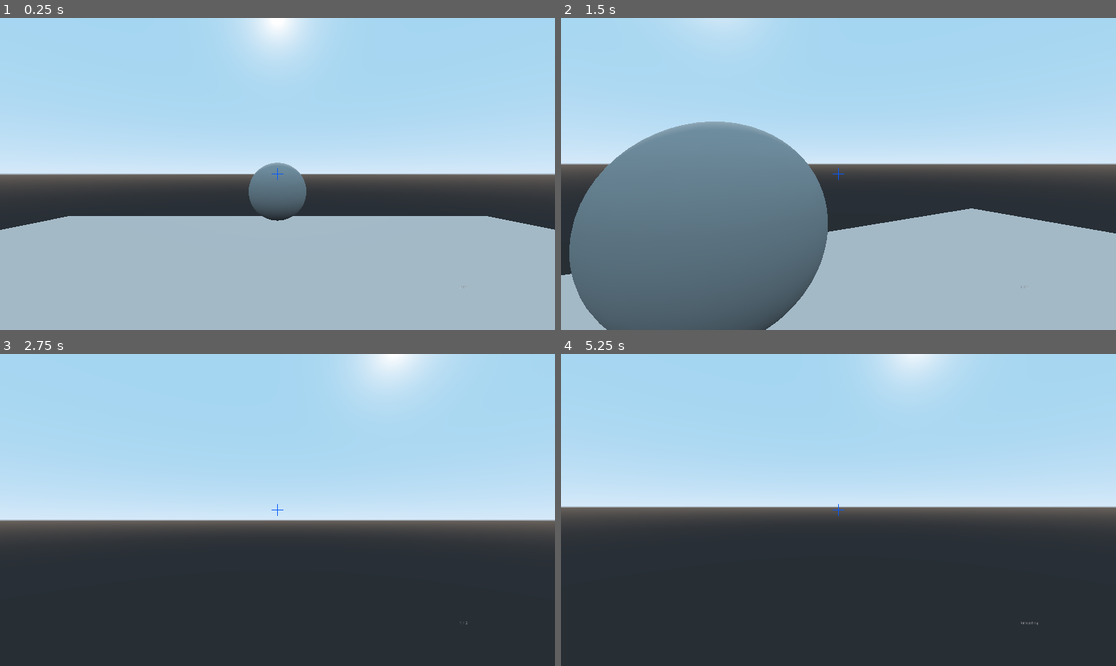
Above: before the commit, frames 1-4 (two rows, left to right).
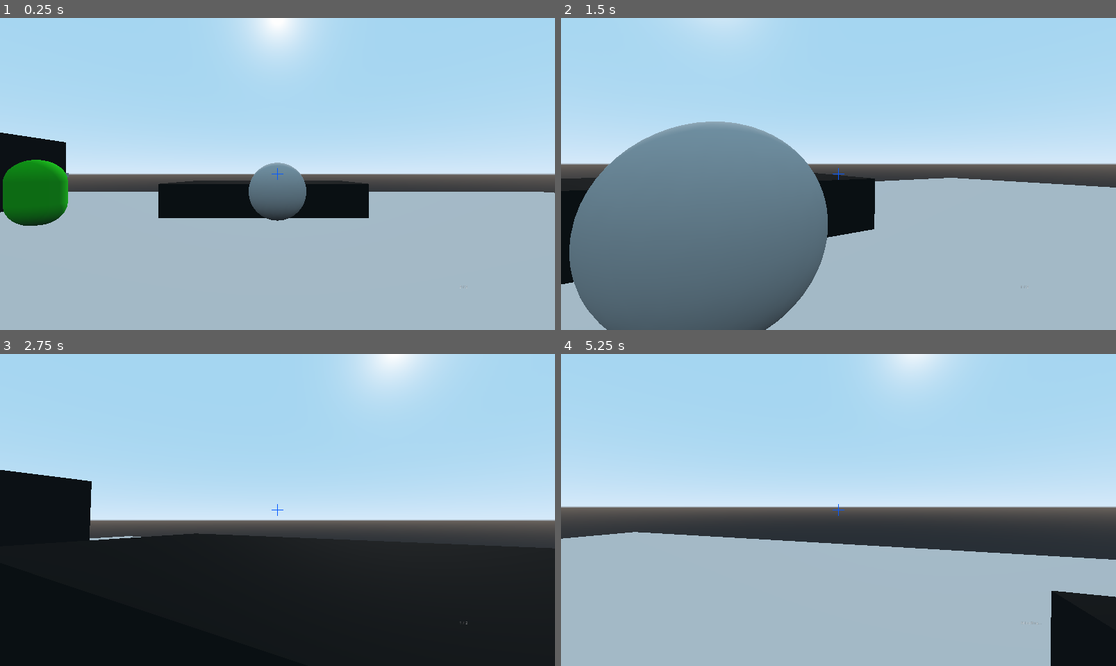
Above: after the commit, the same moments.

Repository: TheNoobBOBXD/Game2021
Game: Godot game, scene res://Scenes/World.tscn
The game is run twice, just before and just after one commit, with the same random seed, the same clock (stepped at 60 frames per second) and the same inputs.
Inputs (mouse positions are in pixels of both pictures, inside the frame that each line leads up to):
- Up to frame 1 (0.25 s): no input
- Up to frame 2 (1.5 s): tap Enter at 0.5 s; move the mouse to (832, 180) at 0.52 s; hold W (move_forward) from 0.53 s (still down); tap E (Interact) at 0.6 s; tap Space (jump) at 0.77 s; move the mouse to (877, 177) at 1.27 s; click (877, 177) at 1.35 s
- Up to frame 3 (2.75 s): keep holding W (move_forward); tap Space (jump) at 1.52 s; move the mouse to (233, 506) at 2.02 s; tap E (Interact) at 2.1 s
- Up to frame 4 (5.25 s): move the mouse to (844, 510) at 2.77 s; release W (move_forward) at 2.78 s; hold A (move_left) 2.78-3.53 s; click (844, 510) at 2.85 s; tap Space (jump) at 3.02, 3.77, 4.52 s; move the mouse to (816, 503) at 3.52 s; hold W (move_forward) from 3.53 s (still down); tap E (Interact) at 3.6, 5.1 s; move the mouse to (866, 510) at 4.27 s; click (866, 510) at 4.35 s; move the mouse to (810, 510) at 5.02 s

The runs differ from the first frame. In frame 1, 11% of the frame differs, in the area x 0-100%, y 36-68%; in frame 2, 7.7%; in frame 3, 30%; in frame 4, 39%, in the area x 0-100%, y 57-100%.

Commit message:
New Enemies following you working
works I guess

Diff:
--- /dev/null
+++ b/PrisonEscape3D/Enemy/Enemy.gd
@@ -0,0 +1,40 @@
+extends KinematicBody
+
+export var speed = 100
+var space_state
+var target
+
+func _ready():
+	space_state = get_world().direct_space_state
+
+func _process(delta):
+	if target:
+		var result = space_state.intersect_ray(global_transform.origin, target.global_transform.origin)
+		if result.collider.is_in_group("Player"):
+			look_at(target.global_transform.origin, Vector3.UP)
+			set_color_red()
+			move_to_target(delta)
+		else:
+			set_color_green()
+
+func _on_Area_body_entered(body):
+	if body.is_in_group("Player"):
+		target = body
+		print(body.name + " entered")
+		set_color_red()
+
+func _on_Area_body_exited(body):
+	if body.is_in_group("Player"):
+		target = null
+		print(body.name + " exited")
+		set_color_green()
+
+func move_to_target(delta):
+	var direction = (target.transform.origin - transform.origin).normalized()
+	move_and_slide(direction * speed * delta, Vector3.UP)
+
+func set_color_red():
+	$MeshInstance.get_surface_material(0).set_albedo(Color(1, 0, 0))
+
+func set_color_green():
+	$MeshInstance.get_surface_material(0).set_albedo(Color(0, 1, 0))
--- /dev/null
+++ b/PrisonEscape3D/Enemy/Enemy.tscn
@@ -0,0 +1,41 @@
+[gd_scene load_steps=6 format=2]
+
+[ext_resource path="res://Enemy/Enemy.gd" type="Script" id=1]
+
+[sub_resource type="CapsuleMesh" id=1]
+
+[sub_resource type="SpatialMaterial" id=2]
+albedo_color = Color( 0.101961, 1, 0.027451, 1 )
+
+[sub_resource type="CubeMesh" id=3]
+
+[sub_resource type="CapsuleShape" id=4]
+
+[node name="Enemy" type="KinematicBody" groups=[
+"Enemies",
+]]
+script = ExtResource( 1 )
+
+[node name="MeshInstance" type="MeshInstance" parent="."]
+transform = Transform( 1, 0, 0, 0, -4.37114e-08, -1, 0, 1, -4.37114e-08, 0, 0, 0 )
+mesh = SubResource( 1 )
+material/0 = SubResource( 2 )
+
+[node name="MeshInstance2" type="MeshInstance" parent="."]
+transform = Transform( -8.74228e-09, 0, -0.12, 0, 0.1, 0, 1, 0, -2.62268e-08, 0, 0.8, -0.373687 )
+mesh = SubResource( 3 )
+material/0 = null
+
+[node name="CollisionShape" type="CollisionShape" parent="."]
+transform = Transform( 1, 0, 0, 0, -4.37114e-08, -1, 0, 1, -4.37114e-08, 0, 0, 0 )
+shape = SubResource( 4 )
+
+[node name="Area" type="Area" parent="."]
+transform = Transform( -4.37114e-08, 0, 1, 0, 1, 0, -1, 0, -4.37114e-08, 0, 0, -1.3 )
+
+[node name="CollisionPolygon" type="CollisionPolygon" parent="Area"]
+transform = Transform( 1, 0, 0, 0, -4.37114e-08, 1, 0, -1, -4.37114e-08, 0, 0, 0 )
+polygon = PoolVector2Array( 0, 0, 15, 6, 15, -6 )
+
+[connection signal="body_entered" from="Area" to="." method="_on_Area_body_entered"]
+[connection signal="body_exited" from="Area" to="." method="_on_Area_body_exited"]
--- a/PrisonEscape3D/Player/Player.tscn
+++ b/PrisonEscape3D/Player/Player.tscn
@@ -13,7 +13,9 @@
 radius = 0.75
 mid_height = 1.25
 
-[node name="Player" type="KinematicBody"]
+[node name="Player" type="KinematicBody" groups=[
+"Player",
+]]
 script = ExtResource( 1 )
 
 [node name="CollisionShape" type="CollisionShape" parent="."]
--- a/PrisonEscape3D/Scenes/World.tscn
+++ b/PrisonEscape3D/Scenes/World.tscn
@@ -1,8 +1,9 @@
-[gd_scene load_steps=11 format=2]
+[gd_scene load_steps=12 format=2]
 
 [ext_resource path="res://Player/Player.tscn" type="PackedScene" id=1]
 [ext_resource path="res://default_env.tres" type="Environment" id=2]
 [ext_resource path="res://Interactable/InteractableLightSwitch.gd" type="Script" id=3]
+[ext_resource path="res://Enemy/Enemy.tscn" type="PackedScene" id=4]
 
 [sub_resource type="CubeMesh" id=1]
 
@@ -24,11 +25,14 @@
 [node name="World" type="Spatial"]
 transform = Transform( 1.41337, 0, 0, 0, 1.41337, 0, 0, 0, 1.41337, 0, 0, 0 )
 
+[node name="Enemy4" parent="." instance=ExtResource( 4 )]
+transform = Transform( 1, 0, 0, 0, 1, 0, 0, 0, 1, -10.8959, -0.250168, -10.1177 )
+
 [node name="Player" parent="." instance=ExtResource( 1 )]
 jump_power = 25
 
 [node name="Groundbase" type="MeshInstance" parent="."]
-transform = Transform( 11.3026, 0, 0, 0, 1, 0, 0, 0, 14.3862, 0.0316729, -2.66921, 2.42335 )
+transform = Transform( 33.4069, 0, 0, 0, 1, 0, 0, 0, 30.8569, 0.190858, -2.66921, 2.51287 )
 mesh = SubResource( 1 )
 material/0 = null
 
@@ -45,6 +49,28 @@
 [node name="StaticBody" type="StaticBody" parent="Jumpplat"]
 
 [node name="CollisionShape" type="CollisionShape" parent="Jumpplat/StaticBody"]
+shape = SubResource( 2 )
+
+[node name="Jumpplat4" type="MeshInstance" parent="."]
+transform = Transform( 5.42524, 0, 0, 0, 1.92, 0, 0, 0, 2.58952, -0.707529, -1.82018, -14.0509 )
+mesh = SubResource( 1 )
+material/0 = SubResource( 3 )
+
+[node name="StaticBody" type="StaticBody" parent="Jumpplat4"]
+
+[node name="CollisionShape" type="CollisionShape" parent="Jumpplat4/StaticBody"]
+transform = Transform( 1, 0, 0, 0, 1, 0, 0, 0, 1, 0, 0, 0 )
+shape = SubResource( 2 )
+
+[node name="Wall" type="MeshInstance" parent="."]
+transform = Transform( 1.18522, 0, 0, 0, 4.54857, 0, 0, 0, 2.58952, -17.6775, -1.47526, -14.7584 )
+mesh = SubResource( 1 )
+material/0 = SubResource( 3 )
+
+[node name="StaticBody" type="StaticBody" parent="Wall"]
+
+[node name="CollisionShape" type="CollisionShape" parent="Wall/StaticBody"]
+transform = Transform( 1, 0, 0, 0, 1, 0, 0, 0, 1, 0, 0, 0 )
 shape = SubResource( 2 )
 
 [node name="Jumpplat2" type="MeshInstance" parent="."]
@@ -92,7 +118,7 @@
 shape = SubResource( 2 )
 
 [node name="Walkthroughwall" type="MeshInstance" parent="."]
-transform = Transform( 2.17009, 0, 0, 0, 6.048, 0, 0, 0, 0.207162, -8.5611, -0.829634, 9.69314 )
+transform = Transform( 2.17009, 0, 0, 0, 6.048, 0, 0, 0, 0.207162, -8.5611, 2.84951, 9.69314 )
 mesh = SubResource( 1 )
 material/0 = null
 
